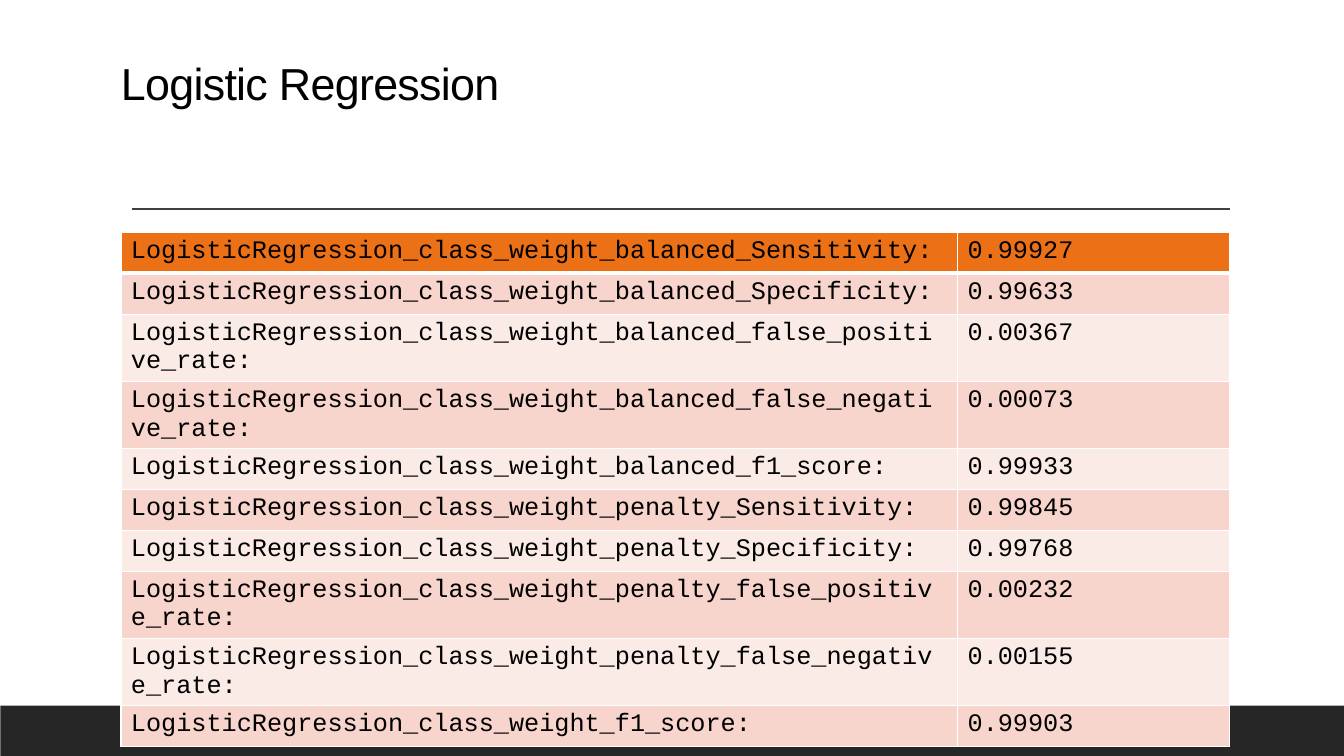
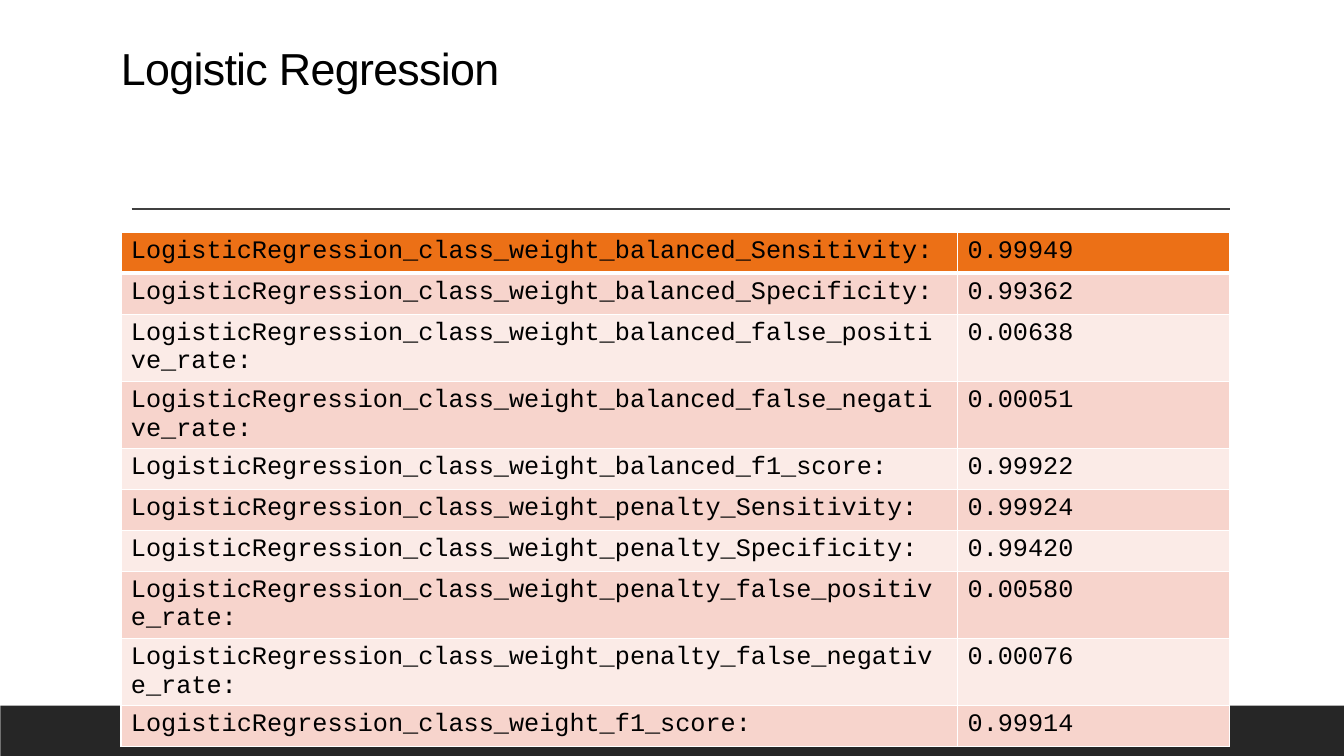
Before and after one commit to Choc91/General-Assembly-Capstone, a slide deck: slide 5 of Credit Risk Capstone Project.pptx. Drawn at 1344x756 pixels with LibreOffice and Linux fonts; fonts in the diff are those of the drawing. Boxes give left, top, right and bottom in pixels: in the first picture for what was removed or moved away, otherwise in the second. Text is boxed around its words. In the diff, an @@ line names an element or a change of style, - is before the commit and + after.

```diff
--- a/Credit Risk Capstone Project.pptx
+++ b/Credit Risk Capstone Project.pptx
@@ title "Logistic Regression": place and size @@
-title "Logistic Regression" at [121, 67, 499, 109]
+title "Logistic Regression" at [121, 52, 499, 94]
@@ table at [121, 233, 1230, 741] @@
-row 1, column 2: 0.99927
+row 1, column 2: 0.99949
-row 2, column 2: 0.99633
+row 2, column 2: 0.99362
-row 3, column 2: 0.00367
+row 3, column 2: 0.00638
-row 4, column 2: 0.00073
+row 4, column 2: 0.00051
-row 5, column 2: 0.99933
+row 5, column 2: 0.99922
-row 6, column 2: 0.99845
+row 6, column 2: 0.99924
-row 7, column 2: 0.99768
+row 7, column 2: 0.99420
-row 8, column 2: 0.00232
+row 8, column 2: 0.00580
-row 9, column 2: 0.00155
+row 9, column 2: 0.00076
-row 10, column 2: 0.99903
+row 10, column 2: 0.99914
```
Also in this commit, not shown: 2 other slides changed.
